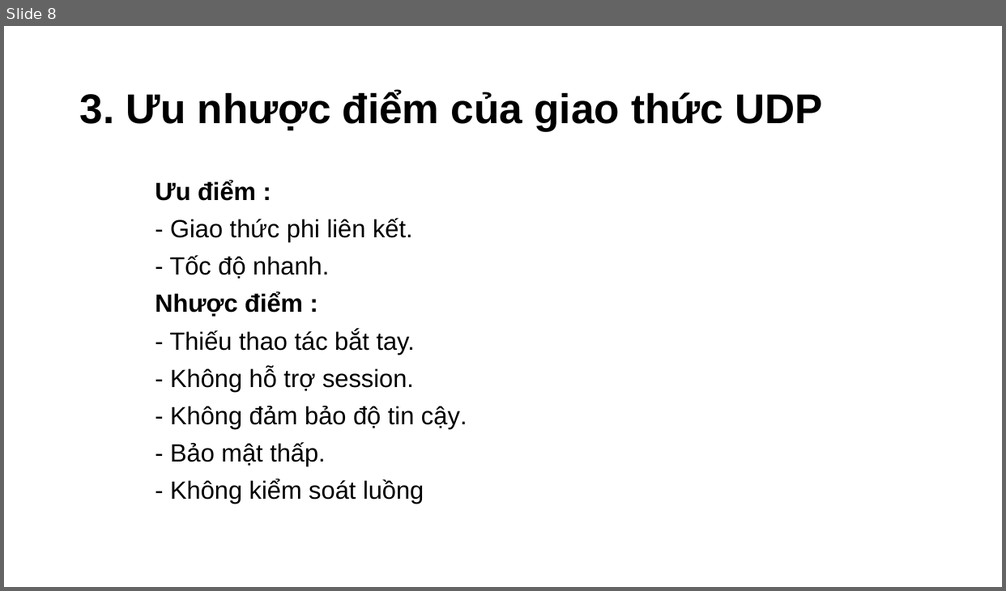
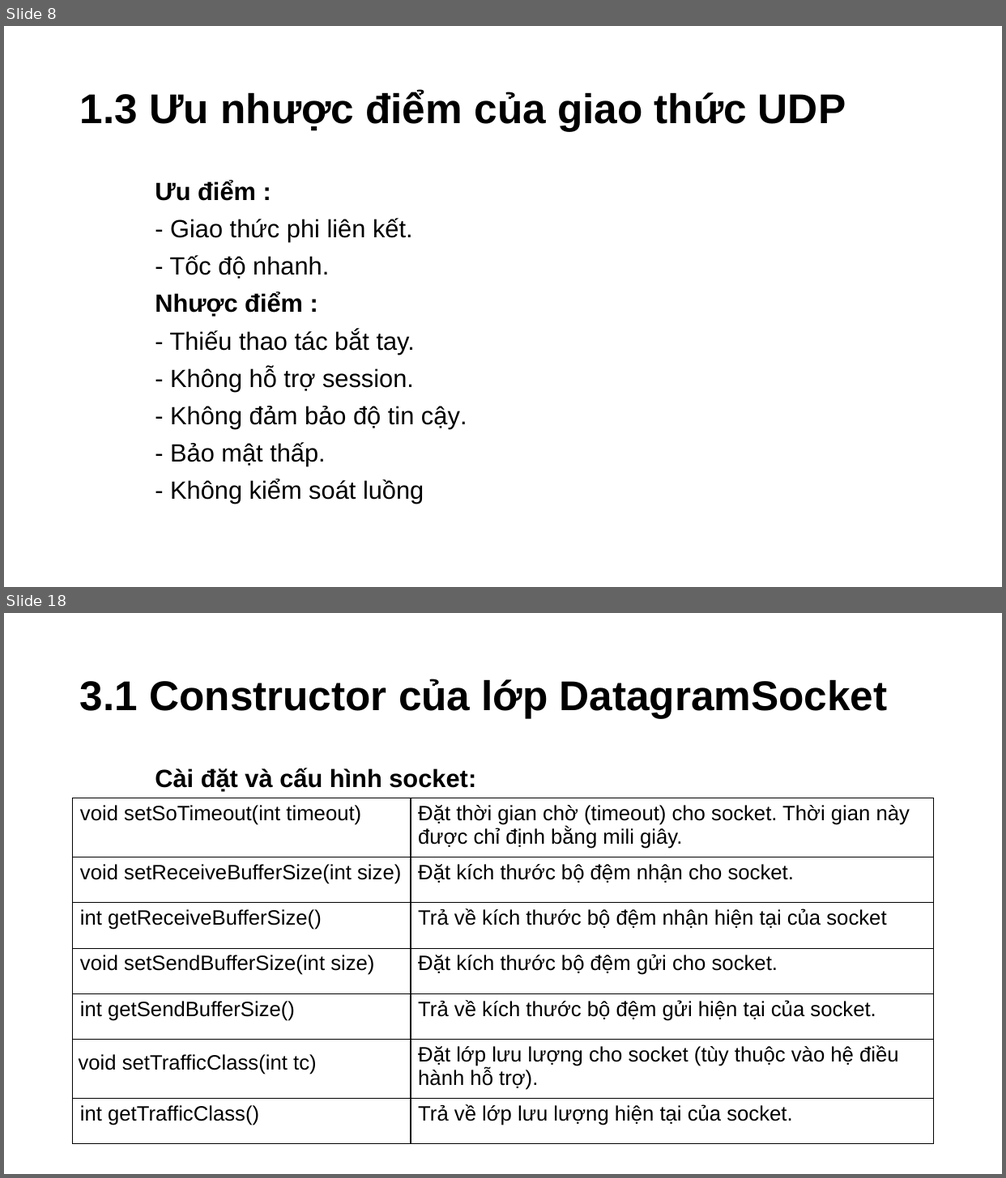
Before and after one commit to Cuid-1412/PowerPoint, a slide deck: Thuyết Trình Java.pptm. Shown one above the other, each under a label of ours: slide 8 before the commit, slides 8 and 18 after it; the slides between them are not shown. The pictures are 1006x591 and 1006x1178 pixels, drawn with LibreOffice and Linux fonts; fonts in the diff are those of the drawing; background and template pictures are left out. Boxes give left, top, right and bottom in pixels: in the first picture for what was removed or moved away, otherwise in the second. Text is boxed around its words. In the diff, an @@ line names an element or a change of style, - is before the commit and + after.

```diff
--- a/Thuyết Trình Java.pptm
+++ b/Thuyết Trình Java.pptm
@@ slide 18 added at (x1=4, y1=613, x2=1002, y2=1174), background #FFFFFF @@
@@ title added at (x1=80, y1=679, x2=888, y2=718), 40 pt, text #000000, bold @@
+3.1 Constructor của lớp DatagramSocket
@@ text added at (x1=155, y1=768, x2=476, y2=792), 24 pt, text #000000, bold @@
+Cài đặt và cấu hình socket:
@@ table added at (x1=73, y1=798, x2=934, y2=1144), 7 rows, 2 columns @@
+void setSoTimeout(int timeout) | Đặt thời gian chờ (timeout) cho socket. Thời gian này được chỉ định bằng mili giây.
+void setReceiveBufferSize(int size) | Đặt kích thước bộ đệm nhận cho socket.
+int getReceiveBufferSize() | Trả về kích thước bộ đệm nhận hiện tại của socket
+void setSendBufferSize(int size) | Đặt kích thước bộ đệm gửi cho socket.
+int getSendBufferSize() | Trả về kích thước bộ đệm gửi hiện tại của socket.
+void setTrafficClass(int tc) | Đặt lớp lưu lượng cho socket (tùy thuộc vào hệ điều hành hỗ trợ).
+int getTrafficClass() | Trả về lớp lưu lượng hiện tại của socket.
@@ slide 8 changed as well @@
@@ title at (x1=80, y1=90, x2=846, y2=131): text changed @@
-3. Ưu nhược điểm của giao thức UDP
+1.3 Ưu nhược điểm của giao thức UDP
```
Also in this commit, not shown: 6 other slides changed, 8 other slides added.
